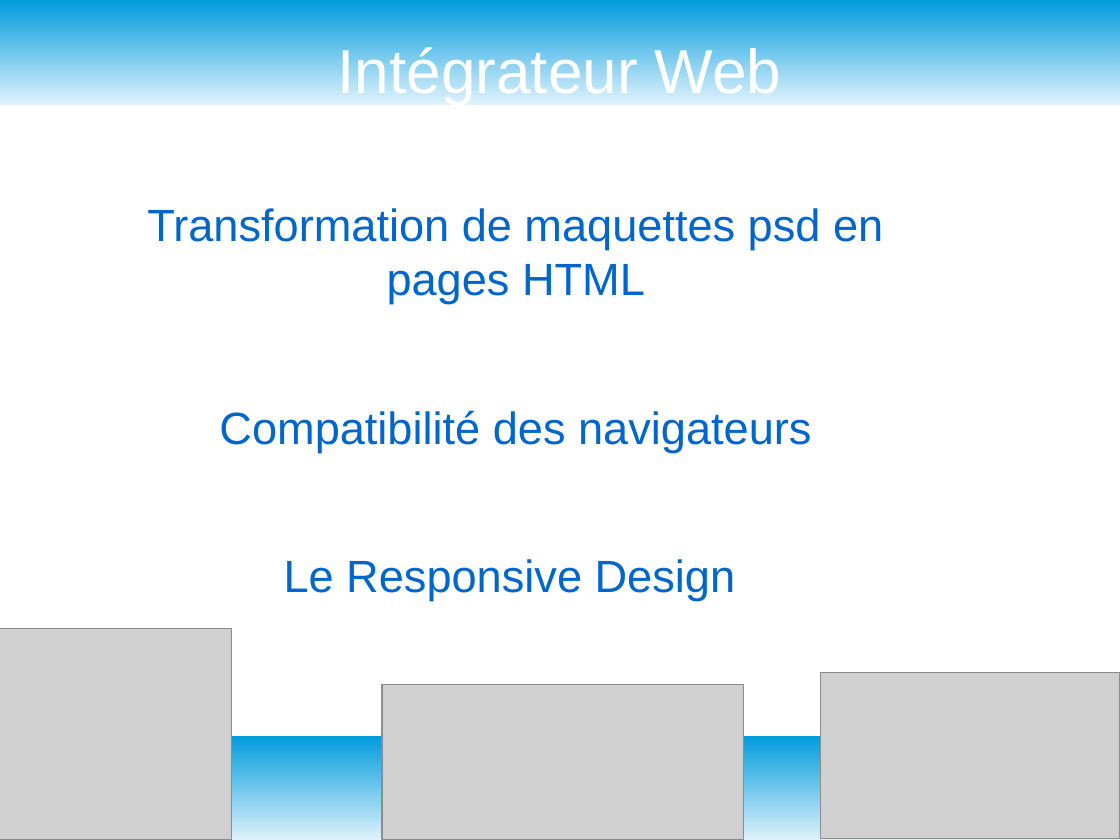
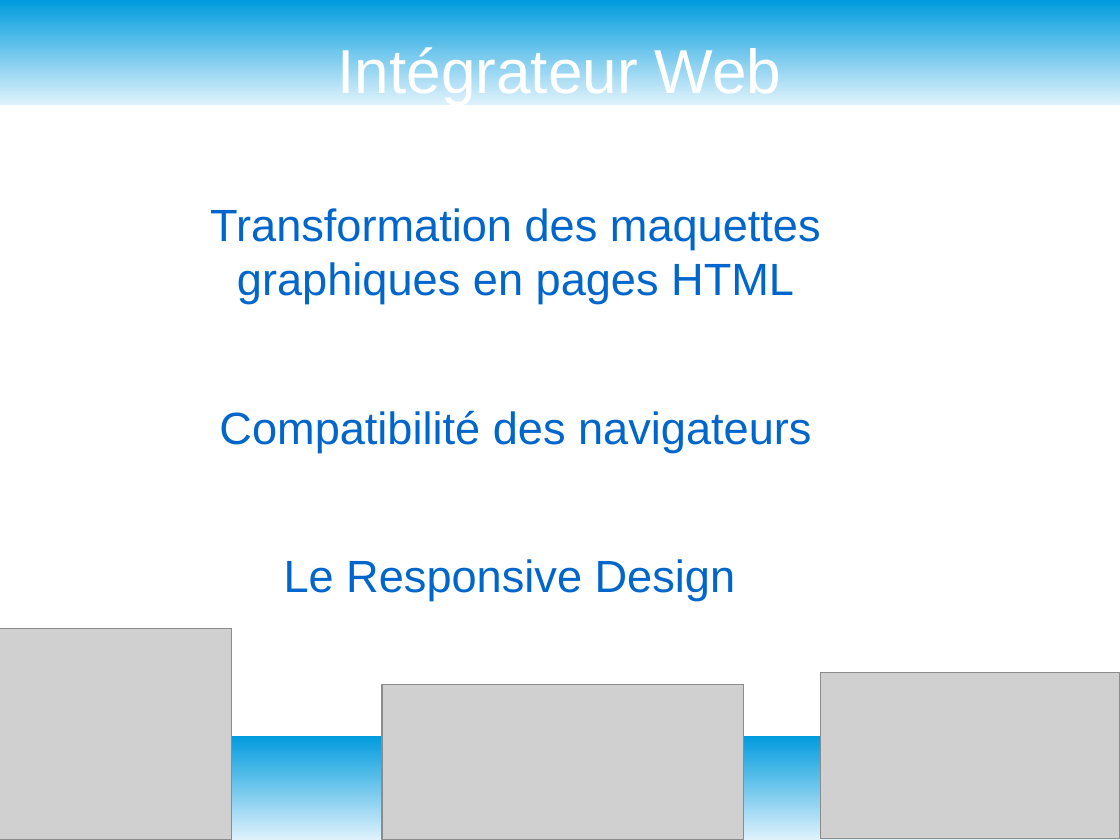
Before and after one commit to Cyranno973/projet1, a slide deck: slide 2 of Présentation soutenance 1.odp. Drawn at 1120x840 pixels with LibreOffice and Linux fonts; fonts in the diff are those of the drawing; grey boxes stand for pictures. Boxes give left, top, right and bottom in pixels: in the first picture for what was removed or moved away, otherwise in the second. Text is boxed around its words. In the diff, an @@ line names an element or a change of style, - is before the commit and + after.

```diff
--- a/Présentation soutenance 1.odp
+++ b/Présentation soutenance 1.odp
@@ text at (210,208,821,304): text changed @@
-Transformation de maquettes psd en pages HTML
+Transformation des maquettes graphiques en pages HTML
```
Also in this commit, not shown: 1 other slide changed.
